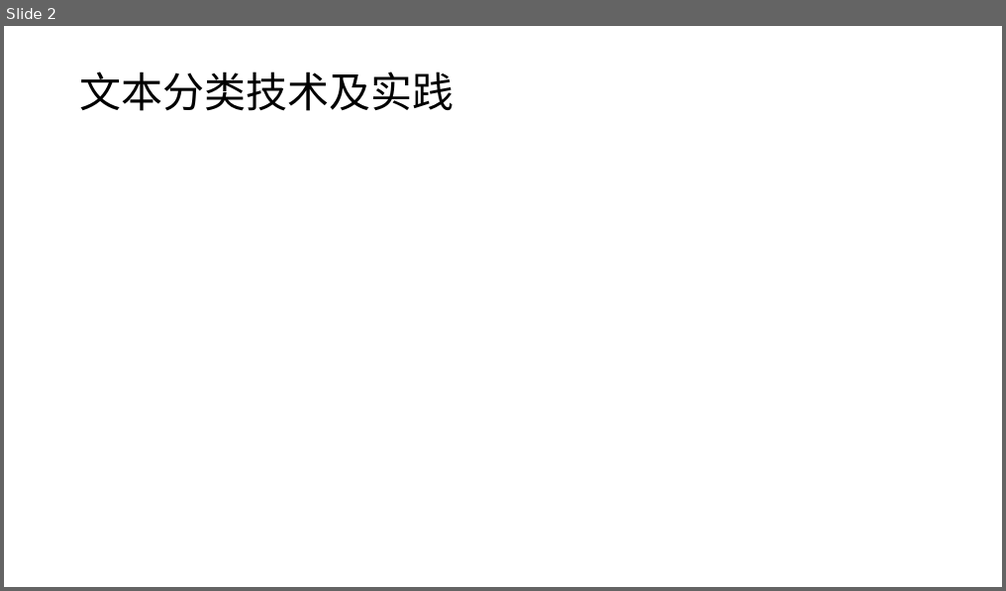
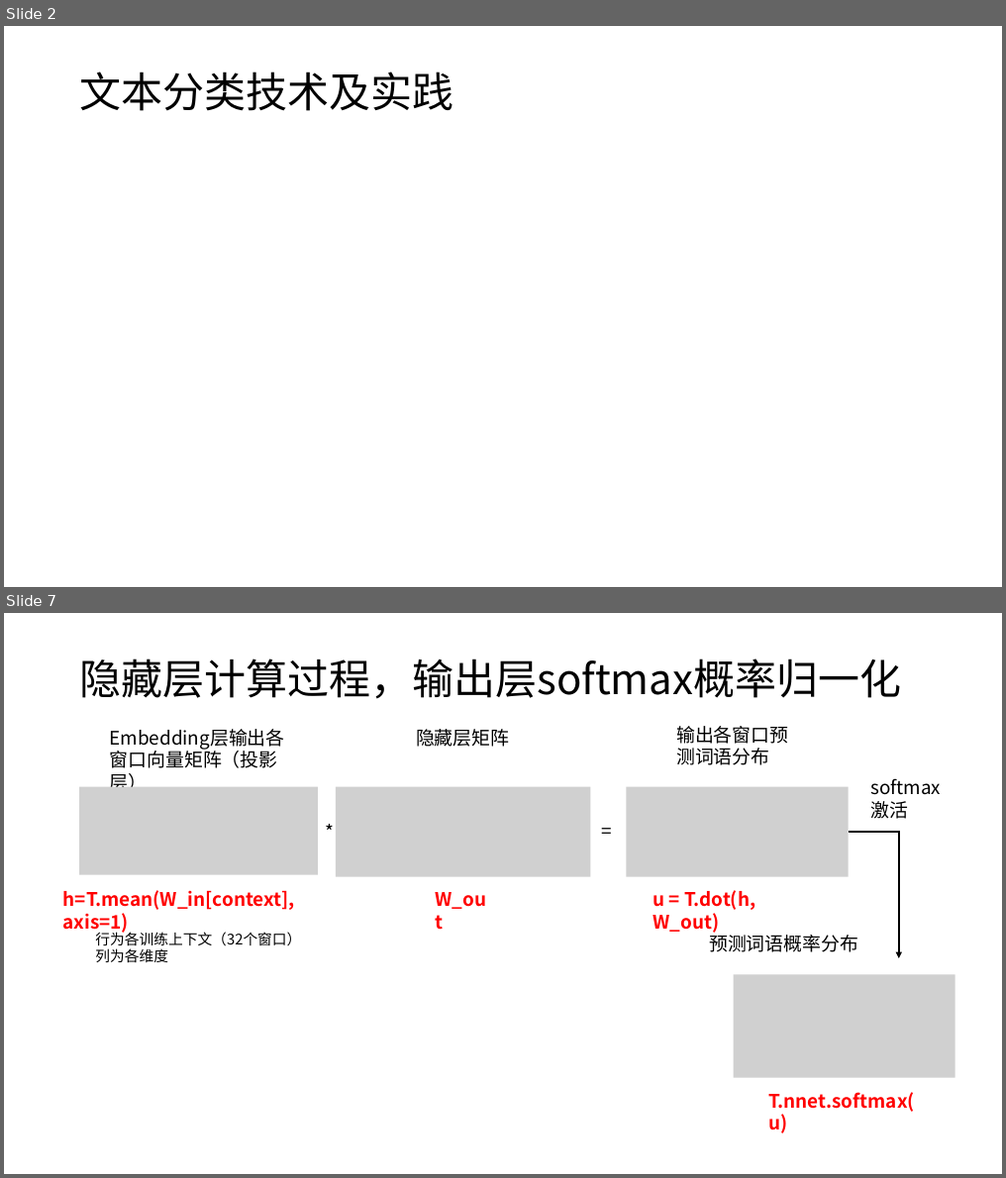
Before and after one commit to Benjamin-UnderWood/text_classification, a slide deck: doc/20200122-文本分类技术及实践.pptx. Shown one above the other, each under a label of ours: slide 2 before the commit, slides 2 and 7 after it; the slides between them are not shown. The pictures are 1006x591 and 1006x1178 pixels, drawn with LibreOffice and Linux fonts; fonts in the diff are those of the drawing; grey boxes stand for pictures. Boxes give left, top, right and bottom in pixels: in the first picture for what was removed or moved away, otherwise in the second. Text is boxed around its words. In the diff, an @@ line names an element or a change of style, - is before the commit and + after.

```diff
--- a/doc/20200122-文本分类技术及实践.pptx
+++ b/doc/20200122-文本分类技术及实践.pptx
@@ slide 7 added at (4, 613, 1002, 1174), background #FFFFFF @@
@@ title added at (80, 659, 901, 699), 40 pt, text #000000 @@
+隐藏层计算过程，输出层softmax概率归一化
@@ text added at (416, 729, 509, 747), 18 pt, text #000000 @@
+隐藏层矩阵
@@ text added at (676, 726, 788, 765), 18 pt, text #000000 @@
+输出各窗口预测词语分布
@@ text added at (110, 748, 278, 787), 18 pt, text #000000 @@
+Embedding层输出各窗口向量矩阵（投影层）
@@ picture added at (79, 786, 318, 875) @@
@@ picture added at (336, 786, 590, 876) @@
@@ picture added at (626, 786, 847, 877) @@
@@ text added at (863, 772, 961, 802), 18 pt, text #000000 @@
+softmax激活
@@ text added at (318, 817, 341, 847), 18 pt, text #000000 @@
+*
@@ text added at (595, 816, 623, 846), 18 pt, text #000000 @@
+=
@@ line added from (848, 833) to (899, 833), #000000 1.5 pt @@
@@ arrow added from (899, 831) to (899, 959), #000000 1.5 pt @@
@@ text added at (63, 890, 295, 934), 18 pt, text #FF0000, bold @@
+h=T.mean(W_in[context], axis=1)
@@ text added at (653, 890, 755, 910), 18 pt, text #FF0000, bold @@
+u = T.dot(h, W_out)
@@ text added at (95, 930, 301, 963), 14 pt, text #000000 @@
+行为各训练上下文（32个窗口）
+列为各维度
@@ text added at (653, 913, 720, 933), 18 pt, text #FF0000, bold @@
+W_out
@@ text added at (709, 931, 858, 953), 18 pt, text #000000 @@
+预测词语概率分布
@@ picture added at (734, 974, 954, 1078) @@
@@ text added at (768, 1092, 915, 1134), 18 pt, text #FF0000, bold @@
+T.nnet.softmax(u)
```
Also in this commit, not shown: 1 slide changed, 8 other slides added, 1 slide removed, 7 other files.
